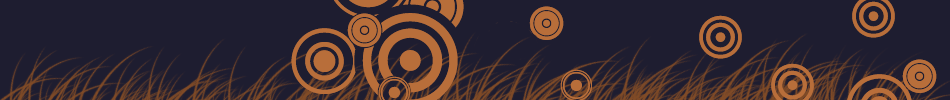
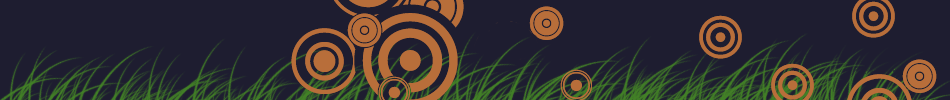
Comparing the layer stacks of the two 950x100 images. Changes:
painted on "Grass" over [0, 27, 950, 100]
